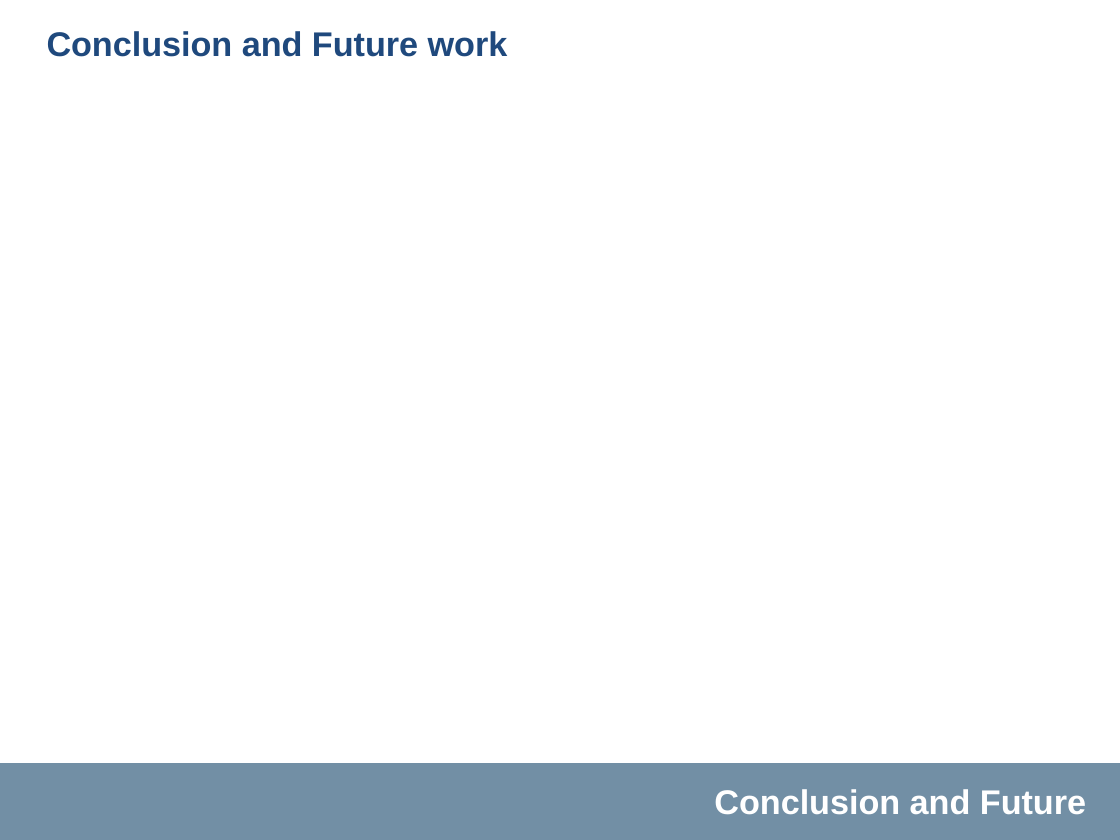
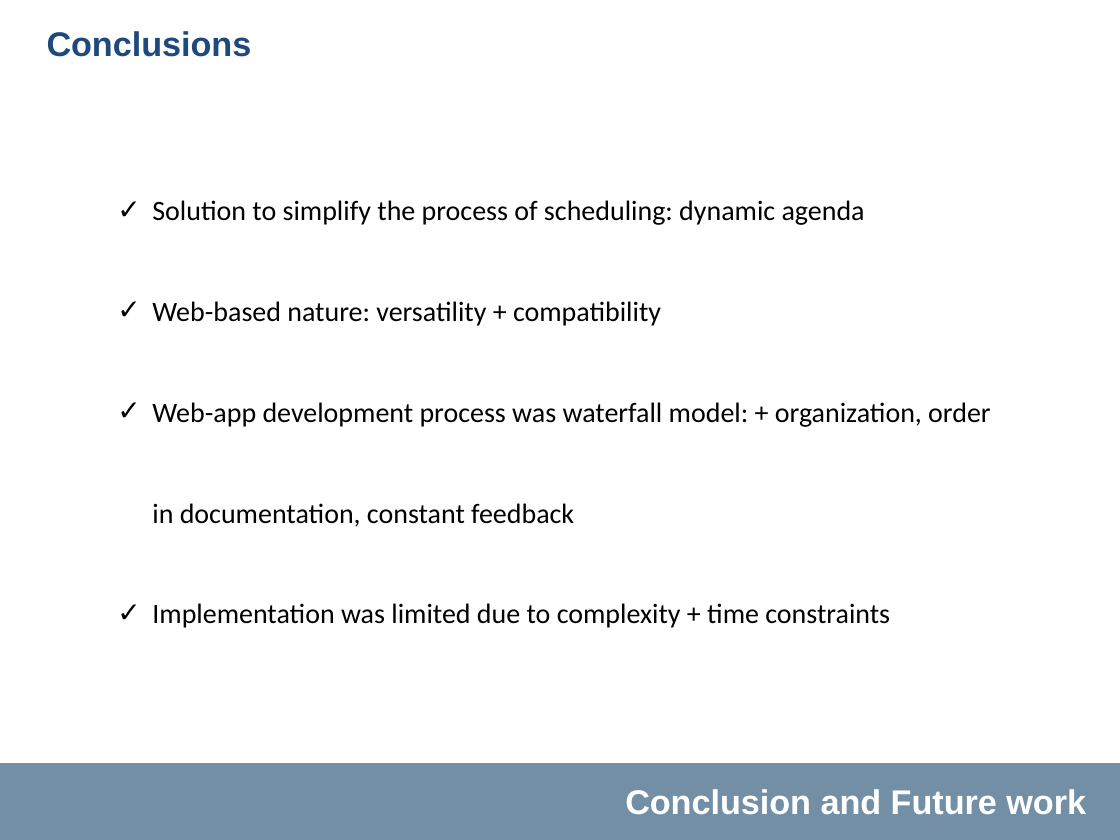
Before and after one commit to andelnegro6/SmartCommute, a slide deck: slide 38 of docs/Smart Commute.pptx (slide 36 before the commit). Drawn at 1120x840 pixels with LibreOffice and Linux fonts; fonts in the diff are those of the drawing; background and template pictures are left out. Boxes give left, top, right and bottom in pixels: in the first picture for what was removed or moved away, otherwise in the second. Text is boxed around its words. In the diff, an @@ line names an element or a change of style, - is before the commit and + after.

```diff
--- a/docs/Smart Commute.pptx
+++ b/docs/Smart Commute.pptx
@@ title at bbox=[47, 31, 252, 57]: text changed @@
-Conclusion and Future work
+Conclusions
@@ text added at bbox=[152, 200, 990, 628], 18 pt, text #000000 @@
+✓ Solution to simplify the process of scheduling: dynamic agenda
+✓ Web-based nature: versatility + compatibility
+✓ Web-app development process was waterfall model: + organization, order in documentation, constant feedback
+✓ Implementation was limited due to complexity + time constraints
@@ text at bbox=[625, 789, 1086, 815]: text changed @@
-Conclusion and Future
+Conclusion and Future work
```
Also in this commit, not shown: 4 other slides changed, 4 slides added, 1 slide removed, 4 other files.
